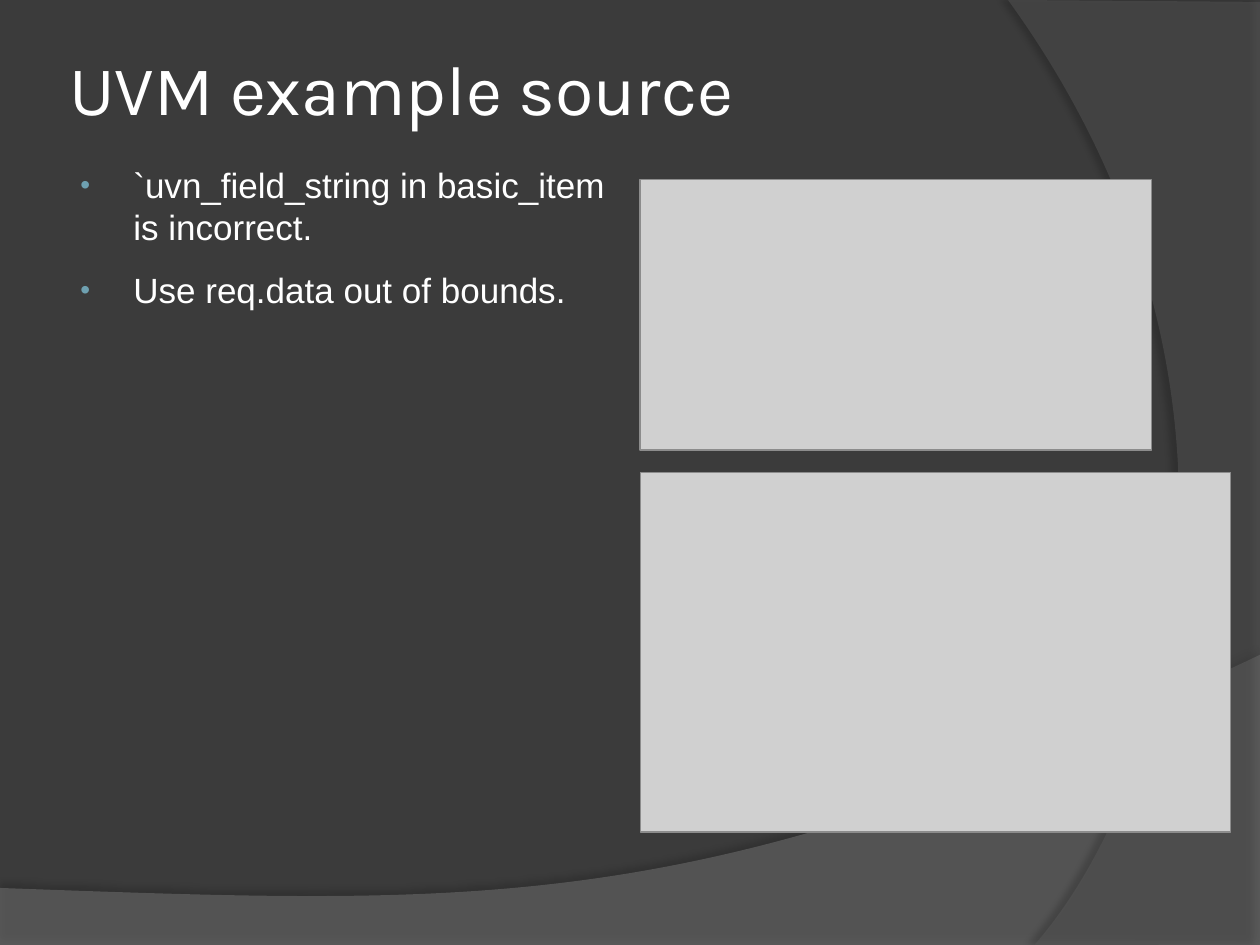
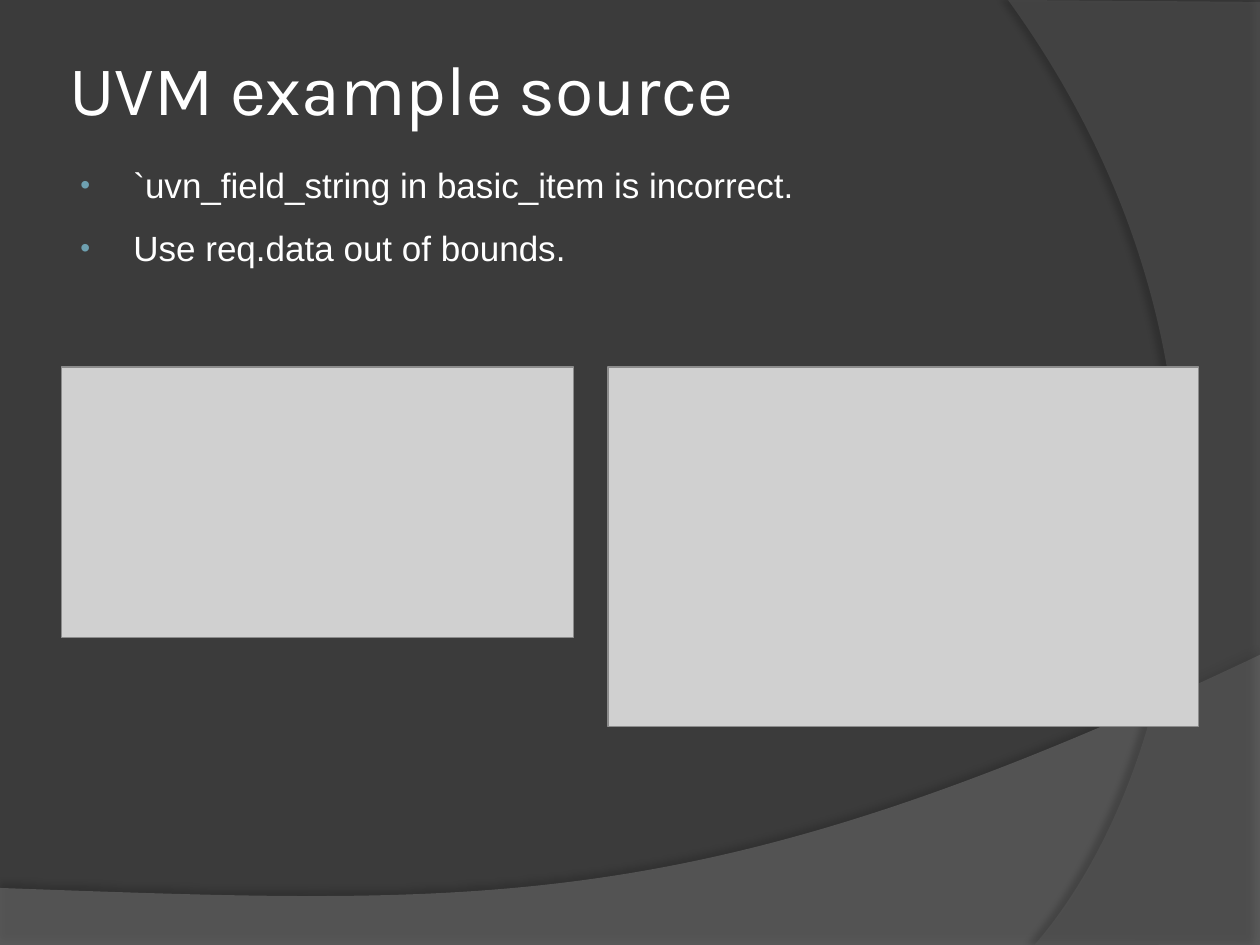
Before and after one commit to LiuChenHsiung/misc, a slide deck: slide 8 of SystemVerilog parser Introduction.pptx. Drawn at 1260x945 pixels with LibreOffice and Linux fonts; fonts in the diff are those of the drawing; grey boxes stand for pictures. Boxes give left, top, right and bottom in pixels: in the first picture for what was removed or moved away, otherwise in the second. Text is boxed around its words. In the diff, an @@ line names an element or a change of style, - is before the commit and + after.

```diff
--- a/SystemVerilog parser Introduction.pptx
+++ b/SystemVerilog parser Introduction.pptx
@@ text "`uvn_field_string in basic_item is incorrect." rewrapped from [133,172,604,310] to [133,172,793,268] @@
@@ picture: place and size @@
-picture at [640,180,1152,451]
+picture at [62,367,573,638]
@@ picture: place and size @@
-picture at [640,472,1231,832]
+picture at [607,367,1198,726]
```
Also in this commit, not shown: 2 other slides changed.
